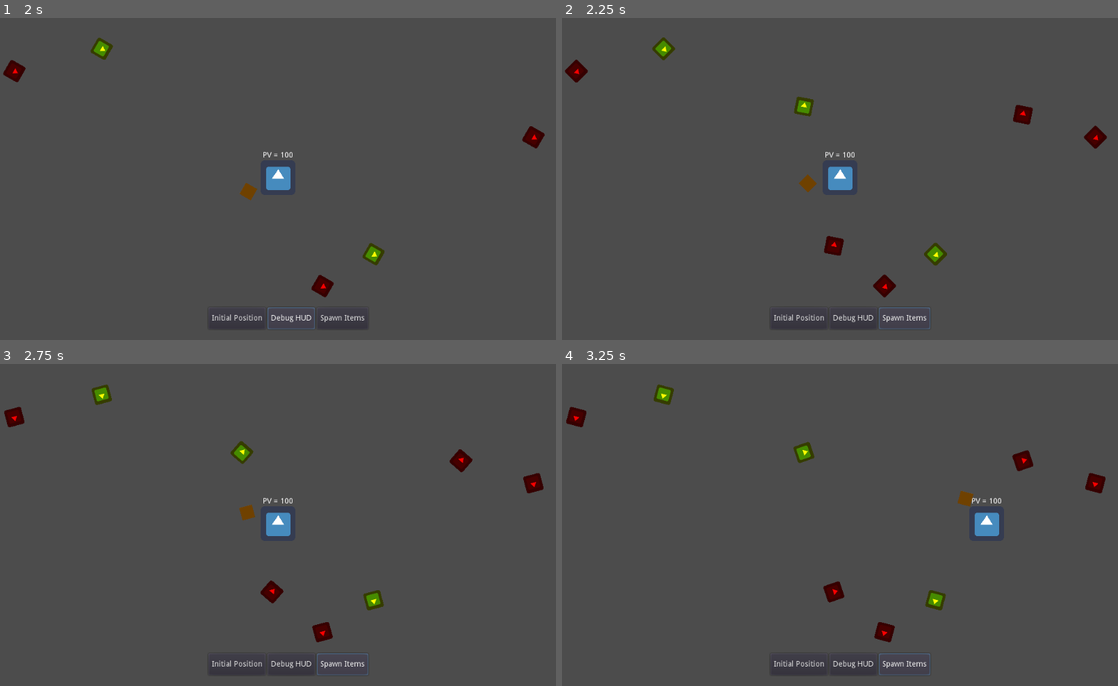
Above: before the commit, frames 1-4 (two rows, left to right).
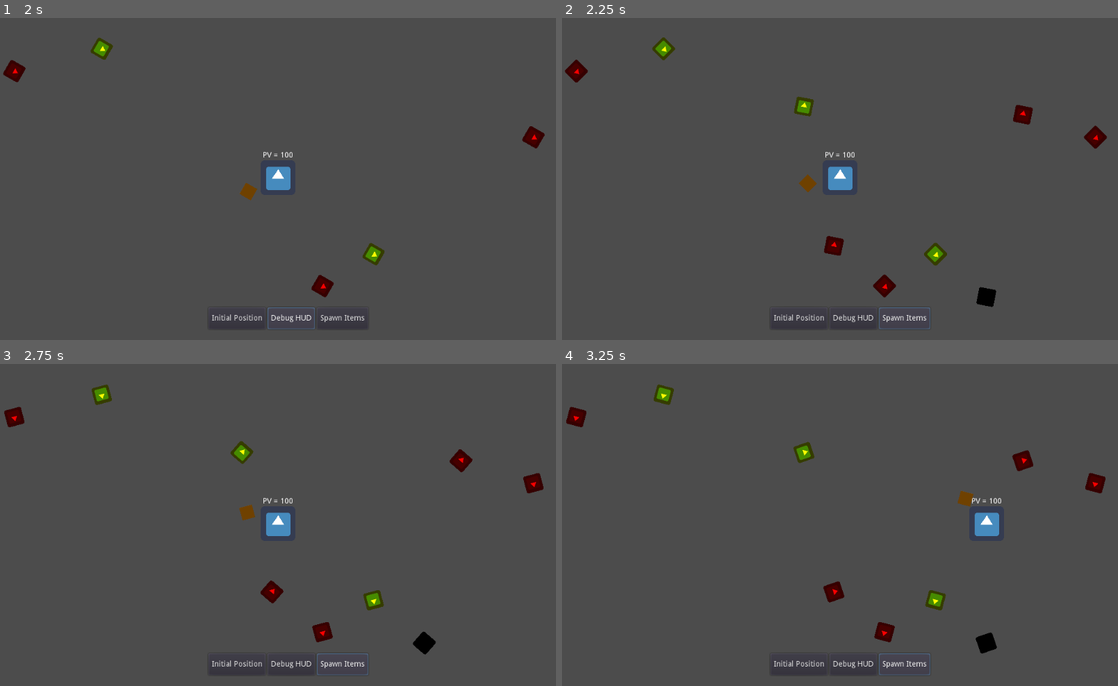
Above: after the commit, the same moments.

Repository: Florian-DELRIEU/Godot-Test
Game: Godot game, scene res://Scenes/MainNode.tscn
The game is run twice, just before and just after one commit, with the same random seed, the same clock (stepped at 60 frames per second) and the same inputs. The engine's default icon, where the game draws it, is replaced by a stand-in: a white triangle on a blue panel in a dark square.
Inputs:
- Up to frame 1 (2 s): click "Initial Position" at 0.5 s; click "Debug HUD" at 1.25 s
- Up to frame 2 (2.25 s): click "Spawn Items" at 2 s
- Up to frame 3 (2.75 s): no input
- Up to frame 4 (3.25 s): hold Right (ui_right) from 2.78 s (still down)

Frame 1 is identical in both runs. In frame 2, 0.2% of the frame differs, in the area x 74-79%, y 83-90%; in frame 3, 0.2%, in the area x 74-79%, y 83-91%; in frame 4, 0.2%.

Commit message:
Text of items
- fix text for items when looted
- Bomb are black

Diff:
--- a/Scenes/MainNode.tscn
+++ b/Scenes/MainNode.tscn
@@ -21,9 +21,6 @@
 margin_bottom = -34.0
 text = "Bonjour "
 align = 1
-__meta__ = {
-"_edit_use_anchors_": false
-}
 
 [node name="Shell" type="Sprite" parent="Player"]
 scale = Vector2( 0.75, 0.75 )
@@ -57,9 +54,6 @@
 margin_top = -288.0
 margin_right = -320.0
 margin_bottom = -192.0
-__meta__ = {
-"_edit_use_anchors_": false
-}
 
 [node name="SpeedSlider" type="HSlider" parent="."]
 visible = false
@@ -79,8 +73,7 @@
 margin_right = 166.0
 margin_bottom = 280.0
 __meta__ = {
-"_edit_group_": true,
-"_edit_use_anchors_": false
+"_edit_group_": true
 }
 
 [node name="Button" type="Button" parent="HBoxContainer"]
--- a/Scripts/item.gd
+++ b/Scripts/item.gd
@@ -15,18 +15,19 @@
 	match item_type:	# Parametre des Items
 		type_item.PIECE:
 			$Sprite.modulate = Color( 1, 1, 0, 1 )
-			txt = "Piece"
+			txt = "Bling bling !"
 		type_item.COEUR:
 			$Sprite.modulate = Color( 1, 0, 0, 1 )
-			txt = "Coeur"
+			txt = "+1 PV"
 		type_item.BOMBE:
-			$Sprite.modulate = Color( 0, 0, 0, 0 )
-			txt = "Bombe"
+			$Sprite.modulate = Color( 0, 0, 0, 1 )
+			txt = "BOUM ! -1 PV"
 
 func Coins_touched(body):  # func connected
 	self.emit_signal("loot",item_type) # valeur = item_type
-	print("add "+txt)
-	if type_item.PIECE: pass
+	print(txt)
+	if type_item.PIECE: pass # Toujours vraie
 	if type_item.COEUR: pass
 	if type_item.BOMBE: pass
+	print("--------------")
 	self.queue_free()  #delete node
